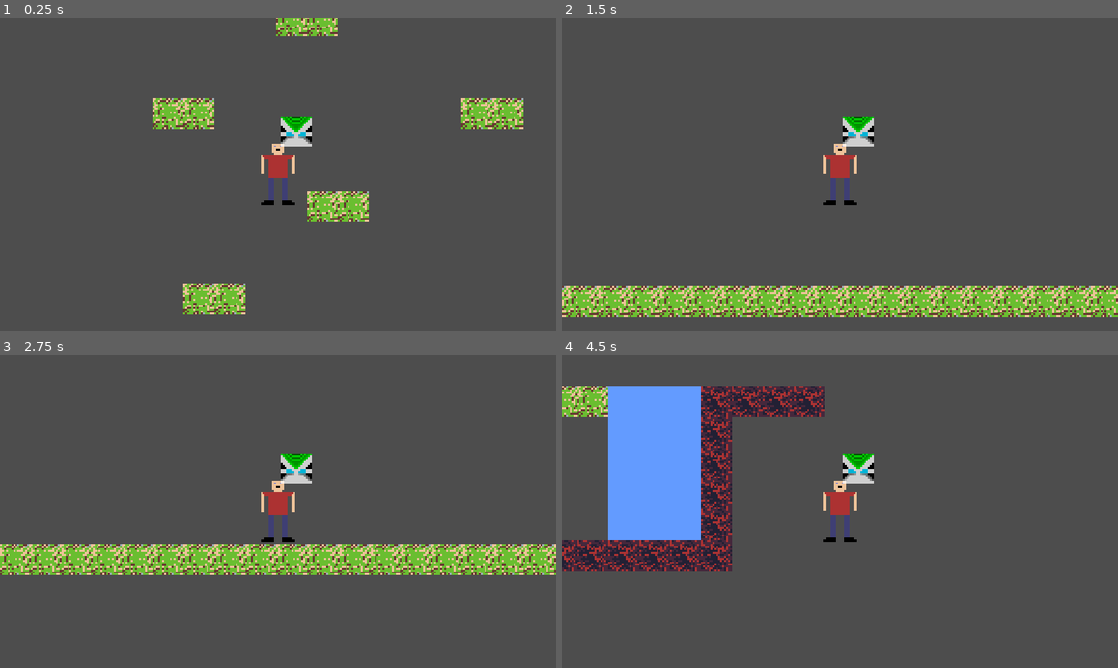
Above: before the commit, frames 1-4 (two rows, left to right).
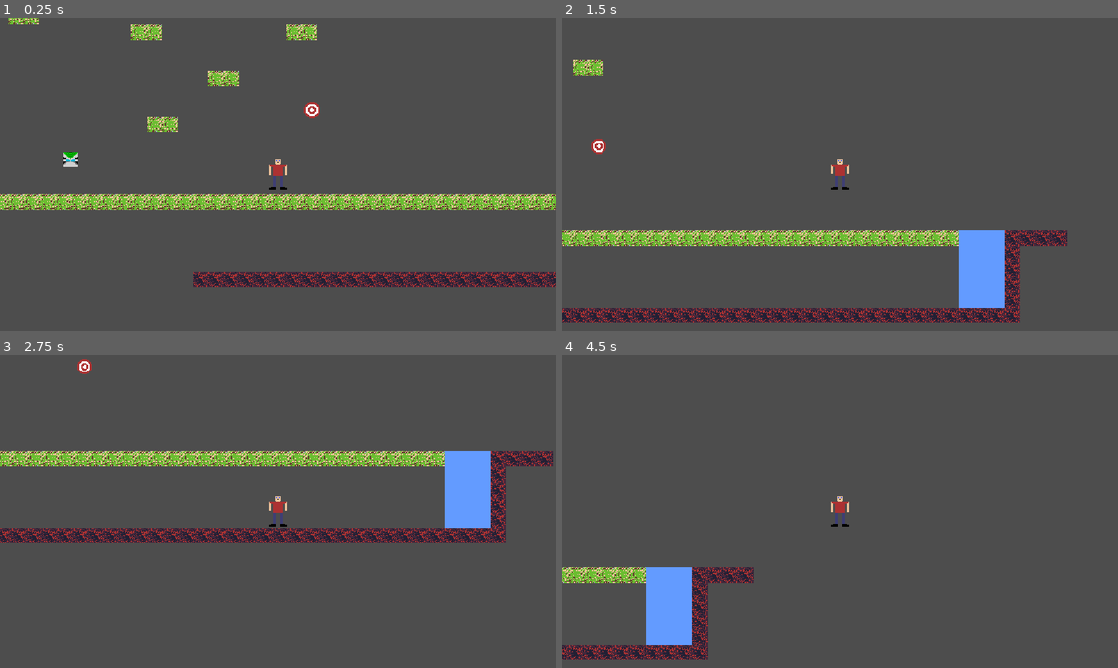
Above: after the commit, the same moments.

Repository: SysadmnIvy27/Final_game_dev
Game: Godot game, scene res://main/main.tscn
Two runs of this game, one before a commit and one after it. Both use one fixed random seed, a clock stepped at 60 frames per second and the inputs below.
Inputs:
- Up to frame 1 (0.25 s): no input
- Up to frame 2 (1.5 s): hold D (move_right) from 0.53 s (still down); tap E (interact, bound only after the commit) at 0.6, 1.35 s; tap Space (jump) at 0.77 s
- Up to frame 3 (2.75 s): tap Space (jump) at 1.52 s; release D (move_right) at 2.03 s; hold A (move_left) from 2.03 s (still down); tap E (interact, bound only after the commit) at 2.1 s
- Up to frame 4 (4.5 s): release A (move_left) at 2.78 s; hold D (move_right) 2.78-4.28 s; tap E (interact, bound only after the commit) at 2.85, 3.6, 4.35 s; tap Space (jump) at 3.02, 3.77 s; hold A (move_left) from 4.28 s (still down)

The runs differ from the first frame. In frame 1, 14% of the frame differs, in the area x 0-100%, y 0-95%; in frame 2, 19%; in frame 3, 22%; in frame 4, 22%, in the area x 0-57%, y 10-98%.

Commit message:
v0.0.2 Oliver update. See changelog for details

Diff:
--- a/entities/items/oliver_item.gd
+++ b/entities/items/debug_target/debug_target.gd
@@ -1,7 +1,6 @@
-extends StaticBody2D
+extends Area2D
 
-var owner_entity = get_parent()
-
+var team = "enemy"
 
 # Called when the node enters the scene tree for the first time.
 func _ready() -> void:
@@ -9,5 +8,5 @@
 
 
 # Called every frame. 'delta' is the elapsed time since the previous frame.
-func _process(delta: float) -> void:
+func _process(_delta: float) -> void:
 	pass
--- /dev/null
+++ b/entities/items/debug_target/debug_target.tscn
@@ -0,0 +1,16 @@
+[gd_scene format=3 uid="uid://br2htl5ajef0b"]
+
+[ext_resource type="Script" uid="uid://bj6g1kgehp0xv" path="res://entities/items/debug_target/debug_target.gd" id="1_u4c0a"]
+[ext_resource type="Texture2D" uid="uid://wioi3fy34mc1" path="res://assets/entities/debug_target/debug_target.png" id="2_e53t3"]
+
+[sub_resource type="CircleShape2D" id="CircleShape2D_b1ji6"]
+radius = 8.062258
+
+[node name="DebugTarget" type="Area2D" unique_id=1132471478 groups=["targetable"]]
+script = ExtResource("1_u4c0a")
+
+[node name="Sprite2D" type="Sprite2D" parent="." unique_id=1333445570]
+texture = ExtResource("2_e53t3")
+
+[node name="CollisionShape2D" type="CollisionShape2D" parent="." unique_id=1266891644]
+shape = SubResource("CircleShape2D_b1ji6")
--- a/entities/items/oliver_item.tscn
+++ /dev/null
@@ -1,19 +0,0 @@
-[gd_scene format=3 uid="uid://nckq0eghpx3r"]
-
-[ext_resource type="Script" uid="uid://dyhkonspjck05" path="res://entities/items/oliver_item.gd" id="1_4cw7c"]
-[ext_resource type="Texture2D" uid="uid://bblxkr8ixfihr" path="res://assets/items/oliver.png" id="1_dstfi"]
-
-[sub_resource type="RectangleShape2D" id="RectangleShape2D_4cw7c"]
-
-[sub_resource type="AtlasTexture" id="AtlasTexture_i8nuk"]
-atlas = ExtResource("1_dstfi")
-
-[node name="OliverItem" type="StaticBody2D" unique_id=1991690156]
-script = ExtResource("1_4cw7c")
-
-[node name="CollisionShape2D" type="CollisionShape2D" parent="." unique_id=1121818888]
-shape = SubResource("RectangleShape2D_4cw7c")
-disabled = true
-
-[node name="Sprite2D" type="Sprite2D" parent="." unique_id=904512027]
-texture = SubResource("AtlasTexture_i8nuk")
--- /dev/null
+++ b/entities/items/oliver_item/oliver_item.gd
@@ -0,0 +1,47 @@
+extends Area2D
+
+var owner_entity : Node
+@onready var movement_marker : Node
+@onready var attack_range = $attack_area
+@onready var timer = $Cooldown
+@export var projectile_scene : PackedScene
+var has_owner = false
+const SPEED = 100.0
+var team
+var cooldown = 1
+var follow_dist = 20
+
+# Called when the node enters the scene tree for the first time.
+func _ready() -> void:
+	pass # Replace with function body.
+
+
+# Called every frame. 'delta' is the elapsed time since the previous frame.
+func _process(delta: float) -> void:
+	if has_owner:
+		var movement_direction = (movement_marker.global_position - global_position).normalized()
+		var dist = sqrt((global_position.x - movement_marker.global_position.x) ** 2 + (global_position.y - movement_marker.global_position.y) ** 2)
+		if dist > follow_dist:
+			position += movement_direction * SPEED * delta
+	if timer.is_stopped() and has_owner:
+		for area in attack_range.get_overlapping_areas():
+			if area.is_in_group("targetable") and area.team != team:
+				shoot(area)
+				timer.start(cooldown)
+				break
+
+func shoot(entity):
+	var projectile = projectile_scene.instantiate() #instance projectile
+	projectile.direction = (entity.global_position - global_position).normalized()
+	projectile.team = team
+	projectile.global_position = global_position
+	get_tree().current_scene.add_child(projectile)
+
+
+func interact(entity):
+	if not has_owner:
+		owner_entity = entity
+		print("Recieved owner " + str(owner_entity.name))
+		team = owner_entity.team
+		movement_marker = entity.get_node("marker_oli")
+		has_owner = true
--- /dev/null
+++ b/entities/items/oliver_item/oliver_item.tscn
@@ -0,0 +1,31 @@
+[gd_scene format=3 uid="uid://nckq0eghpx3r"]
+
+[ext_resource type="Script" uid="uid://dyhkonspjck05" path="res://entities/items/oliver_item/oliver_item.gd" id="1_3g5mp"]
+[ext_resource type="PackedScene" uid="uid://c1mqgtlmld1l0" path="res://entities/projectiles/oli_projectile/oli_projectile.tscn" id="2_oriv4"]
+[ext_resource type="Texture2D" uid="uid://bblxkr8ixfihr" path="res://assets/entities/items/oliver/oliver.png" id="3_plduh"]
+
+[sub_resource type="RectangleShape2D" id="RectangleShape2D_4cw7c"]
+
+[sub_resource type="AtlasTexture" id="AtlasTexture_i8nuk"]
+atlas = ExtResource("3_plduh")
+
+[sub_resource type="CircleShape2D" id="CircleShape2D_b1ji6"]
+radius = 110.0727
+
+[node name="OliverItem" type="Area2D" unique_id=4346654 groups=["interactable"]]
+script = ExtResource("1_3g5mp")
+projectile_scene = ExtResource("2_oriv4")
+
+[node name="CollisionShape2D" type="CollisionShape2D" parent="." unique_id=1121818888]
+shape = SubResource("RectangleShape2D_4cw7c")
+
+[node name="hitbox" type="Sprite2D" parent="." unique_id=904512027]
+texture = SubResource("AtlasTexture_i8nuk")
+
+[node name="attack_area" type="Area2D" parent="." unique_id=173856887]
+
+[node name="CollisionShape2D" type="CollisionShape2D" parent="attack_area" unique_id=2065588032]
+shape = SubResource("CircleShape2D_b1ji6")
+
+[node name="Cooldown" type="Timer" parent="." unique_id=267831332]
+one_shot = true
--- /dev/null
+++ b/entities/projectiles/oli_projectile/oli_projectile.gd
@@ -0,0 +1,21 @@
+extends Area2D
+
+# nodes
+@onready var projectile_collision = $CollisionShape2D
+@onready var timer = $Timer
+# vars
+const speed = 300
+var lifetime = 2.0
+var direction = Vector2.ZERO
+var team
+
+# Called when the node enters the scene tree for the first time.
+func _ready() -> void:
+	timer.start(lifetime)
+
+
+# Called every frame. 'delta' is the elapsed time since the previous frame.
+func _process(delta: float) -> void:
+	position += direction * speed * delta
+	if timer.is_stopped():
+		queue_free()
--- /dev/null
+++ b/entities/projectiles/oli_projectile/oli_projectile.tscn
@@ -0,0 +1,19 @@
+[gd_scene format=3 uid="uid://c1mqgtlmld1l0"]
+
+[ext_resource type="Script" uid="uid://vnnsqialqyym" path="res://entities/projectiles/oli_projectile/oli_projectile.gd" id="1_7i8uv"]
+[ext_resource type="Texture2D" uid="uid://d16cp8ptgno7m" path="res://assets/entities/projectiles/oli_projectile.png" id="1_h7gol"]
+
+[sub_resource type="CircleShape2D" id="CircleShape2D_b1ji6"]
+radius = 6.0
+
+[node name="OliProjectile" type="Area2D" unique_id=961055533]
+script = ExtResource("1_7i8uv")
+
+[node name="Sprite2D" type="Sprite2D" parent="." unique_id=425472301]
+texture = ExtResource("1_h7gol")
+
+[node name="CollisionShape2D" type="CollisionShape2D" parent="." unique_id=606756318]
+shape = SubResource("CircleShape2D_b1ji6")
+
+[node name="Timer" type="Timer" parent="." unique_id=927210898]
+one_shot = true
--- a/levels/level_1/lvl_1.tscn
+++ b/levels/level_1/lvl_1.tscn
@@ -2,7 +2,8 @@
 
 [ext_resource type="Texture2D" uid="uid://bccmtbp0l4ybv" path="res://assets/level/main_tilest.png" id="1_2i0mi"]
 [ext_resource type="Script" uid="uid://bolmnm26c5ybl" path="res://levels/level_1/lvl_1.gd" id="1_ucyor"]
-[ext_resource type="PackedScene" uid="uid://nckq0eghpx3r" path="res://entities/items/oliver_item.tscn" id="3_hose7"]
+[ext_resource type="PackedScene" uid="uid://nckq0eghpx3r" path="res://entities/items/oliver_item/oliver_item.tscn" id="3_hose7"]
+[ext_resource type="PackedScene" uid="uid://br2htl5ajef0b" path="res://entities/items/debug_target/debug_target.tscn" id="4_hxqgq"]
 
 [sub_resource type="WorldBoundaryShape2D" id="WorldBoundaryShape2D_ucyor"]
 distance = -165.0
@@ -36,5 +37,14 @@
 [node name="respawn" type="Marker2D" parent="." unique_id=1930175228]
 position = Vector2(152, -64)
 
-[node name="OliverItem" parent="." unique_id=704252655 instance=ExtResource("3_hose7")]
-position = Vector2(-70, -17)
+[node name="OliverItem" parent="." unique_id=4346654 instance=ExtResource("3_hose7")]
+position = Vector2(-127, -36)
+
+[node name="DebugTarget" parent="." unique_id=1132471478 instance=ExtResource("4_hxqgq")]
+position = Vector2(123, -87)
+
+[node name="DebugTarget2" parent="." unique_id=2145369957 instance=ExtResource("4_hxqgq")]
+position = Vector2(-387, -163)
+
+[node name="DebugTarget3" parent="." unique_id=1896827752 instance=ExtResource("4_hxqgq")]
+position = Vector2(-413, -59)
--- a/main/main.tscn
+++ b/main/main.tscn
@@ -8,4 +8,4 @@
 [node name="Lvl1" parent="." unique_id=1908066182 instance=ExtResource("1_pjrb6")]
 
 [node name="Player" parent="." unique_id=2113876882 instance=ExtResource("2_xwkvk")]
-position = Vector2(1, -165)
+position = Vector2(88, -49)
--- a/player/player.gd
+++ b/player/player.gd
@@ -1,11 +1,19 @@
 extends CharacterBody2D
 
-
+@onready var interaction_range = $interaction_range
 const SPEED = 300.0
 const JUMP_VELOCITY = -400.0
+var team = "friendly"
 
+func _ready() -> void:
+	pass
 
 func _physics_process(delta: float) -> void:
+	if Input.is_action_just_pressed("interact"):
+		for area in interaction_range.get_overlapping_areas():
+			if area.is_in_group("interactable"):
+				area.interact(self)
+
 	# Add the gravity.
 	if not is_on_floor():
 		velocity += get_gravity() * delta
--- a/player/player.tscn
+++ b/player/player.tscn
@@ -3,30 +3,34 @@
 [ext_resource type="Script" uid="uid://bv3hcxywb8qbn" path="res://player/player.gd" id="1_g1dw6"]
 [ext_resource type="PackedScene" uid="uid://c4ba0wtr5726o" path="res://ui/hud/hud.tscn" id="1_oul6g"]
 [ext_resource type="Texture2D" uid="uid://c5vg8nqoipvl6" path="res://assets/player/player.png" id="1_rkbax"]
-[ext_resource type="PackedScene" uid="uid://nckq0eghpx3r" path="res://entities/items/oliver_item.tscn" id="4_yw30f"]
 
 [sub_resource type="CapsuleShape2D" id="CapsuleShape2D_b1ji6"]
 radius = 11.0
 height = 34.0
 
+[sub_resource type="CircleShape2D" id="CircleShape2D_b1ji6"]
+radius = 30.016663
+
 [node name="Player" type="CharacterBody2D" unique_id=2113876882]
 script = ExtResource("1_g1dw6")
 
-[node name="CollisionShape2D" type="CollisionShape2D" parent="." unique_id=71871795]
+[node name="hitbox" type="CollisionShape2D" parent="." unique_id=71871795]
 shape = SubResource("CapsuleShape2D_b1ji6")
 
 [node name="Sprite2D" type="Sprite2D" parent="." unique_id=1216738642]
 texture = ExtResource("1_rkbax")
 
 [node name="Camera2D" type="Camera2D" parent="." unique_id=1357637743]
-zoom = Vector2(4, 4)
+zoom = Vector2(2, 2)
 
 [node name="CanvasLayer" type="CanvasLayer" parent="." unique_id=1922334346]
 
 [node name="Hud" parent="CanvasLayer" unique_id=2078612702 instance=ExtResource("1_oul6g")]
 
-[node name="Marker2D" type="Marker2D" parent="." unique_id=207323424]
+[node name="marker_oli" type="Marker2D" parent="." unique_id=207323424]
 position = Vector2(-18, -22)
 
-[node name="OliverItem" parent="." unique_id=1991690156 instance=ExtResource("4_yw30f")]
-position = Vector2(9.372429, -21.99907)
+[node name="interaction_range" type="Area2D" parent="." unique_id=1749427967]
+
+[node name="interaction_range_area" type="CollisionShape2D" parent="interaction_range" unique_id=1712449389]
+shape = SubResource("CircleShape2D_b1ji6")
--- a/project.godot
+++ b/project.godot
@@ -24,6 +24,11 @@
 
 project/assembly_name="Final_game_dev"
 
+[global_group]
+
+interactable=""
+targetable=""
+
 [gui]
 
 fonts/dynamic_fonts/use_oversampling=false
@@ -49,6 +54,11 @@
 , Object(InputEventKey,"resource_local_to_scene":false,"resource_name":"","device":-1,"window_id":0,"alt_pressed":false …(186 unchanged characters)…
 ]
 }
+interact={
+"deadzone": 0.2,
+"events": [Object(InputEventKey,"resource_local_to_scene":false,"resource_name":"","device":-1,"window_id":0,"alt_pressed":false,"shift_pressed":false,"ctrl_pressed":false,"meta_pressed":false,"pressed":false,"keycode":0,"physical_keycode":69,"key_label":0,"unicode":101,"location":0,"echo":false,"script":null)
+]
+}
 
 [physics]
 
Binary file added: assets/entities/debug_target/debug_target.ase
Binary file added: assets/entities/debug_target/debug_target.png
Renamed: assets/items/oliver.ase -> assets/entities/items/oliver.ase
Renamed: assets/items/oliver.png -> assets/entities/items/oliver/oliver.png
Binary file added: assets/entities/projectiles/oli_projectile.ase
Binary file added: assets/entities/projectiles/oli_projectile.png
Not shown, added: entities/items/debug_target/debug_target.gd.uid
Renamed: entities/items/oliver_item.gd.uid -> entities/items/oliver_item/oliver_item.gd.uid
Not shown, added: entities/projectiles/oli_projectile/oli_projectile.gd.uid
Not shown, changed: CHANGELOG.md
